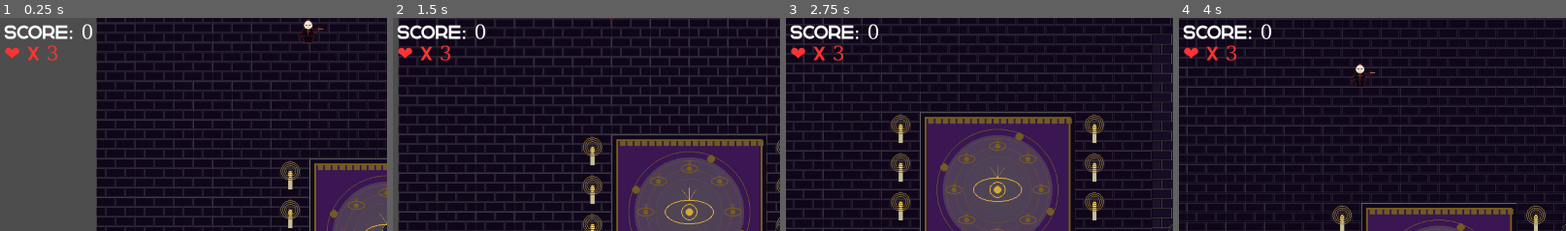
Above: before the commit, frames 1-4 (left to right).
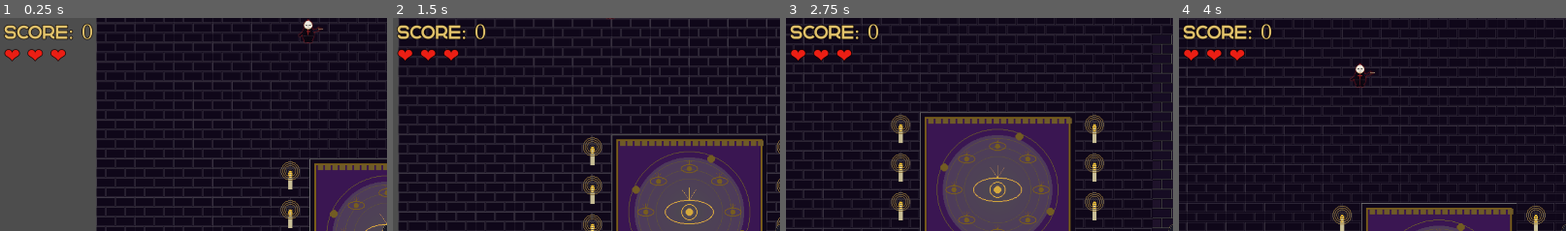
Above: after the commit, the same moments.

Repository: HMarchiori/Infiltrated
Game: Godot game, scene res://Game.tscn
Same seed, same stepped clock (60 frames per second), same inputs: the game is played once before the commit and once after it.
Inputs:
- Up to frame 1 (0.25 s): no input
- Up to frame 2 (1.5 s): tap Enter (ui_accept) at 0.5, 0.77 s; hold Right (ui_right) 0.53-1.28 s; hold Down (ui_down) from 1.28 s (still down)
- Up to frame 3 (2.75 s): tap Enter (ui_accept) at 1.52, 2 s; release Down (ui_down) at 2.03 s; hold Right (ui_right) from 2.03 s (still down)
- Up to frame 4 (4 s): release Right (ui_right) at 2.78 s; hold Up (ui_up) 2.78-3.53 s; tap Enter (ui_accept) at 3.02, 3.77 s; hold Left (ui_left) from 3.53 s (still down)
The pictures show only the part of the screen within x 0-50%, y 0-50%; the shares and areas given below are measured in that part.

The runs differ from the first frame. In frame 1, 1.6% of the frame differs, in the area x 1-25%, y 2-21%; in frame 2, 1.5%; in frame 3, 1.5%; in frame 4, 1.5%.

Commit message:
refinements.

Diff:
--- a/infiltrated/ExitPortal.gd
+++ b/infiltrated/ExitPortal.gd
@@ -1,16 +1,10 @@
 extends Area2D
 
 func _ready() -> void:
-	print("exit portal")
-	queue_redraw()
 	collision_layer = 32
 	collision_mask = 2
 	body_entered.connect(_on_body_entered)
 
-func _draw() -> void:
-	draw_circle(Vector2.ZERO, 28.0, Color(0.4, 0.0, 0.8, 0.7))
-	draw_circle(Vector2.ZERO, 18.0, Color(0.8, 0.4, 1.0, 0.9))
-
 func _on_body_entered(body: Node2D) -> void:
 	if body.is_in_group("player"):
 		EventBus.you_won.emit()
--- a/infiltrated/ExitPortal.tscn
+++ b/infiltrated/ExitPortal.tscn
@@ -7,11 +7,13 @@
 radius = 30.0
 
 [node name="ExitPortal" type="Area2D" unique_id=506935242]
+scale = Vector2(0.27, 0.27)
 collision_layer = 32
 collision_mask = 2
 script = ExtResource("1_portalscript")
 
 [node name="Sprite2D" type="Sprite2D" parent="." unique_id=1044069211]
+texture = ExtResource("2_hv05d")
 
 [node name="CollisionShape2D" type="CollisionShape2D" parent="." unique_id=1663749113]
 shape = SubResource("CircleShape2D_portal")
--- a/infiltrated/Game.gd
+++ b/infiltrated/Game.gd
@@ -28,7 +28,7 @@
 	hud_label.text = "Sala limpa! Entre no portal.\nScore: %d" % GameState.score
 
 func _on_jogador_hp_alterado(hp_atual: int) -> void:
-	hud_lives.text = "❤ x %d" % hp_atual
+	hud_lives.text = "❤ ".repeat(max(0, hp_atual)).strip_edges()
 
 func _atualizar_hud() -> void:
 	hud_label.text = "Score: %d" % GameState.score
--- a/infiltrated/Game.tscn
+++ b/infiltrated/Game.tscn
@@ -3,13 +3,6 @@
 [ext_resource type="Script" uid="uid://cyocoimkt2wgy" path="res://Game.gd" id="1_gamescript"]
 [ext_resource type="PackedScene" uid="uid://b5kme2ubdm57p" path="res://Room.tscn" id="2_roomscene"]
 [ext_resource type="PackedScene" uid="uid://baeg0weytkeyi" path="res://Player.tscn" id="3_playerscene"]
-
-[sub_resource type="LabelSettings" id="LabelSettings_u44n3"]
-font_size = 48
-
-[sub_resource type="LabelSettings" id="LabelSettings_lives"]
-font_size = 48
-font_color = Color(1, 0.2, 0.2, 1)
 
 [node name="Game" type="Node2D" unique_id=2026175410]
 script = ExtResource("1_gamescript")
@@ -26,13 +19,20 @@
 offset_left = 10.0
 offset_top = 10.0
 offset_right = 600.0
-offset_bottom = 60.0
+offset_bottom = 65.0
+theme_override_font_sizes/font_size = 48
+theme_override_colors/font_color = Color(0.88, 0.76, 0.42, 1.0)
+theme_override_colors/font_outline_color = Color(0.03, 0.0, 0.0, 1.0)
+theme_override_constants/outline_size = 6
 text = "Score: 0"
-label_settings = SubResource("LabelSettings_u44n3")
 
 [node name="LivesLabel" type="Label" parent="HUD" unique_id=1538594648]
 offset_left = 10.0
-offset_top = 60.0
-offset_right = 300.0
-offset_bottom = 110.0
-label_settings = SubResource("LabelSettings_lives")
+offset_top = 65.0
+offset_right = 400.0
+offset_bottom = 120.0
+theme_override_font_sizes/font_size = 48
+theme_override_colors/font_color = Color(0.92, 0.12, 0.08, 1.0)
+theme_override_colors/font_outline_color = Color(0.03, 0.0, 0.0, 1.0)
+theme_override_constants/outline_size = 6
+text = "❤ ❤ ❤"
--- a/infiltrated/youLost.tscn
+++ b/infiltrated/youLost.tscn
@@ -43,19 +43,19 @@
 offset_top = -70.0
 offset_right = 500.0
 offset_bottom = 70.0
-theme_override_font_sizes/font_size = 108
+theme_override_font_sizes/font_size = 140
 theme_override_colors/font_color = Color(1.0, 0.88, 0.88, 1.0)
 theme_override_colors/font_outline_color = Color(0.05, 0.0, 0.0, 1.0)
-theme_override_constants/outline_size = 10
+theme_override_constants/outline_size = 12
 text = "Você Perdeu"
 horizontal_alignment = 1
 vertical_alignment = 1
 
 [node name="Button" type="Button" parent="CanvasLayer/Root"]
 anchor_left = 0.5
-anchor_top = 0.62
+anchor_top = 0.56
 anchor_right = 0.5
-anchor_bottom = 0.62
+anchor_bottom = 0.56
 offset_left = -220.0
 offset_top = -38.0
 offset_right = 220.0
--- a/infiltrated/you_won.tscn
+++ b/infiltrated/you_won.tscn
@@ -4,37 +4,42 @@
 [ext_resource type="Texture2D" uid="uid://di1s1gk5yxf5x" path="res://Assets/bllod.png" id="2_blood"]
 
 [sub_resource type="StyleBoxFlat" id="StyleBoxFlat_btn"]
-bg_color = Color(0.0, 0.07, 0.0, 0.9)
+content_margin_left = 20.0
+content_margin_top = 10.0
+content_margin_right = 20.0
+content_margin_bottom = 10.0
+bg_color = Color(0, 0.07, 0, 0.9)
 border_width_left = 3
 border_width_top = 3
 border_width_right = 3
 border_width_bottom = 3
-border_color = Color(0.2, 0.85, 0.15, 1.0)
+border_color = Color(0.2, 0.85, 0.15, 1)
 corner_radius_top_left = 8
 corner_radius_top_right = 8
+corner_radius_bottom_right = 8
 corner_radius_bottom_left = 8
-corner_radius_bottom_right = 8
-content_margin_left = 20.0
-content_margin_right = 20.0
-content_margin_top = 10.0
-content_margin_bottom = 10.0
 
-[node name="YouWon" type="Node2D"]
+[node name="YouWon" type="Node2D" unique_id=1402230260]
 script = ExtResource("1_j5gld")
 
-[node name="CanvasLayer" type="CanvasLayer" parent="."]
+[node name="CanvasLayer" type="CanvasLayer" parent="." unique_id=1330262965]
 
-[node name="Root" type="Control" parent="CanvasLayer"]
+[node name="Root" type="Control" parent="CanvasLayer" unique_id=1557555458]
+layout_mode = 3
+anchors_preset = 15
 anchor_right = 1.0
 anchor_bottom = 1.0
 
-[node name="Background" type="TextureRect" parent="CanvasLayer/Root"]
+[node name="Background" type="TextureRect" parent="CanvasLayer/Root" unique_id=180194708]
+layout_mode = 1
+anchors_preset = 15
 anchor_right = 1.0
 anchor_bottom = 1.0
 texture = ExtResource("2_blood")
 stretch_mode = 6
 
-[node name="Label" type="Label" parent="CanvasLayer/Root"]
+[node name="Label" type="Label" parent="CanvasLayer/Root" unique_id=642013698]
+layout_mode = 0
 anchor_left = 0.5
 anchor_top = 0.35
 anchor_right = 0.5
@@ -43,19 +48,21 @@
 offset_top = -70.0
 offset_right = 500.0
 offset_bottom = 70.0
-theme_override_font_sizes/font_size = 108
-theme_override_colors/font_color = Color(1.0, 0.96, 0.7, 1.0)
-theme_override_colors/font_outline_color = Color(0.05, 0.04, 0.0, 1.0)
-theme_override_constants/outline_size = 10
+theme_override_colors/font_color = Color(1, 0.96, 0.7, 1)
+theme_override_colors/font_outline_color = Color(0.05, 0.04, 0, 1)
+theme_override_constants/outline_size = 12
+theme_override_font_sizes/font_size = 140
 text = "Você Venceu"
 horizontal_alignment = 1
 vertical_alignment = 1
 
-[node name="Button" type="Button" parent="CanvasLayer/Root"]
+[node name="Button" type="Button" parent="CanvasLayer/Root" unique_id=1707694351]
+layout_mode = 1
+anchors_preset = -1
 anchor_left = 0.5
-anchor_top = 0.62
+anchor_top = 0.56
 anchor_right = 0.5
-anchor_bottom = 0.62
+anchor_bottom = 0.56
 offset_left = -220.0
 offset_top = -38.0
 offset_right = 220.0
